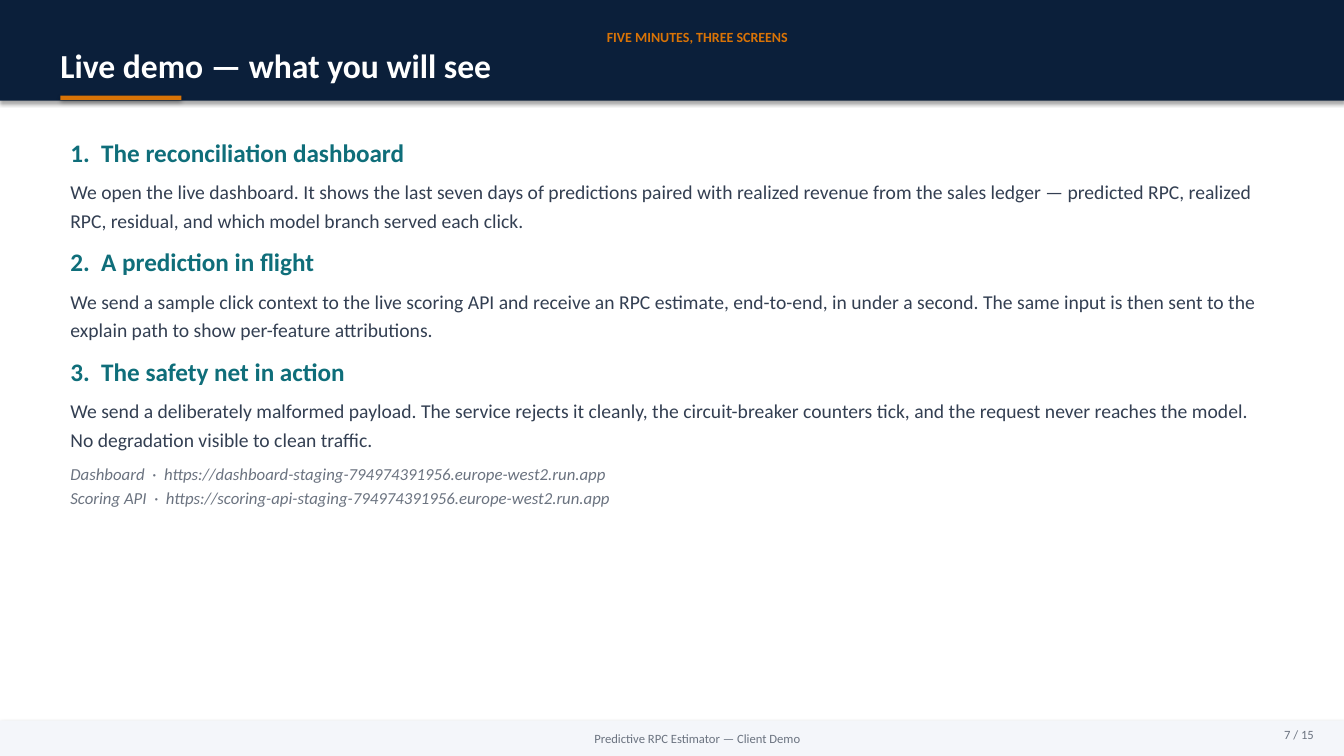
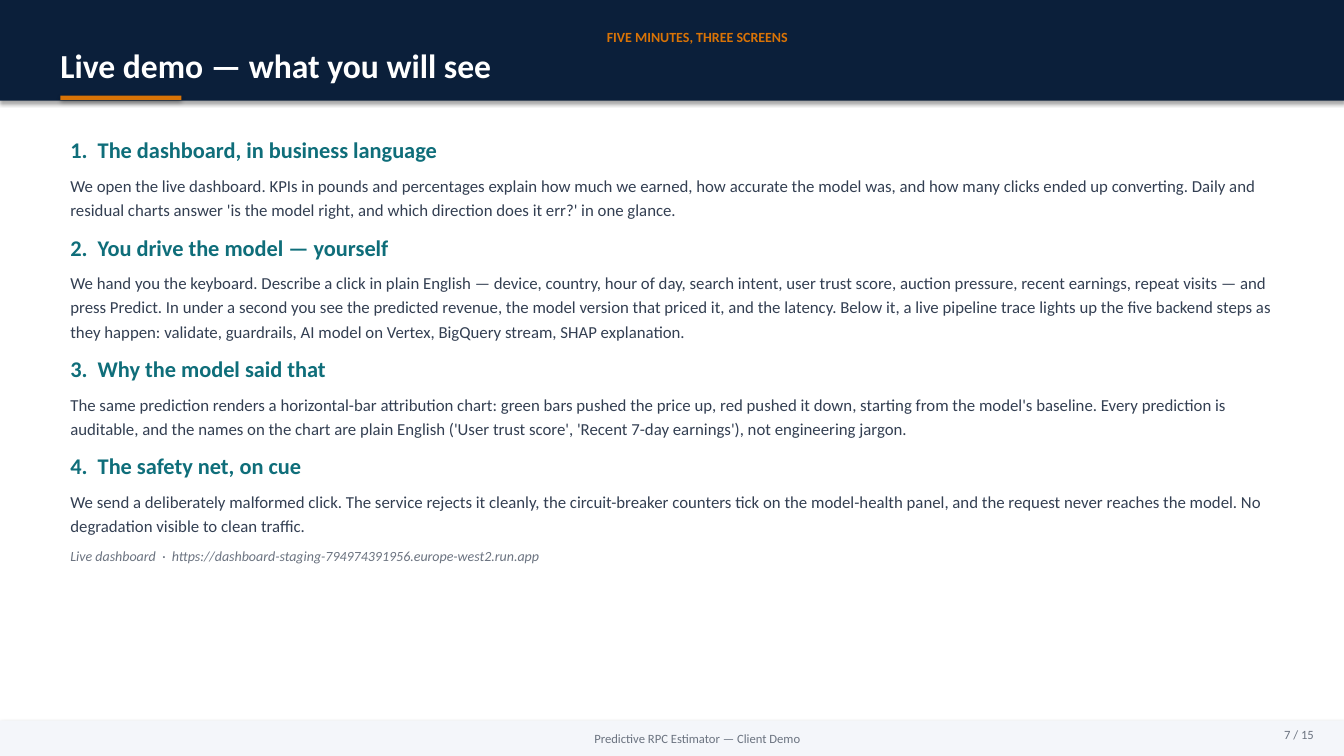
Before and after one commit to asmeyatsky-work/msm, a slide deck: slide 7 of docs/client-demo-deck.pptx. Drawn at 1344x756 pixels with LibreOffice and Linux fonts; fonts in the diff are those of the drawing. Boxes give left, top, right and bottom in pixels: in the first picture for what was removed or moved away, otherwise in the second. Text is boxed around its words. In the diff, an @@ line names an element or a change of style, - is before the commit and + after.

```diff
--- a/docs/client-demo-deck.pptx
+++ b/docs/client-demo-deck.pptx
@@ text at (70,142,1271,564): text changed; size 14 to 12 pt @@
-1. The reconciliation dashboard
-We open the live dashboard. It shows the last seven days of predictions paired with realized revenue from the sales ledger — predicted RPC, realized RPC, residual, and which model branch served each click.
-2. A prediction in flight
-We send a sample click context to the live scoring API and receive an RPC estimate, end-to-end, in under a second. The same input is then sent to the explain path to show per-feature attributions.
-3. The safety net in action
-We send a deliberately malformed payload. The service rejects it cleanly, the circuit-breaker counters tick, and the request never reaches the model. No degradation visible to clean traffic.
-Dashboard · https://dashboard-staging-794974391956.europe-west2.run.app
-Scoring API · https://scoring-api-staging-794974391956.europe-west2.run.app
+1. The dashboard, in business language
+We open the live dashboard. KPIs in pounds and percentages explain how much we earned, how accurate the model was, and how many clicks ended up converting. Daily and residual charts answer 'is the model right, and which direction does it err?' in one glance.
+2. You drive the model — yourself
+We hand you the keyboard. Describe a click in plain English — device, country, hour of day, search intent, user trust score, auction pressure, recent earnings, repeat visits — and press Predict. In under a second you see the predicted revenue, the model version that priced it, and the latency. Below it, a live pipeline trace lights up the five backend steps as they happen: validate, guardrails, AI model on Vertex, BigQuery stream, SHAP explanation.
+3. Why the model said that
+The same prediction renders a horizontal-bar attribution chart: green bars pushed the price up, red pushed it down, starting from the model's baseline. Every prediction is auditable, and the names on the chart are plain English ('User trust score', 'Recent 7-day earnings'), not engineering jargon.
+4. The safety net, on cue
+We send a deliberately malformed click. The service rejects it cleanly, the circuit-breaker counters tick on the model-health panel, and the request never reaches the model. No degradation visible to clean traffic.
+Live dashboard · https://dashboard-staging-794974391956.europe-west2.run.app
```
Also in this commit, not shown: 2 other slides changed, 1 other file.
